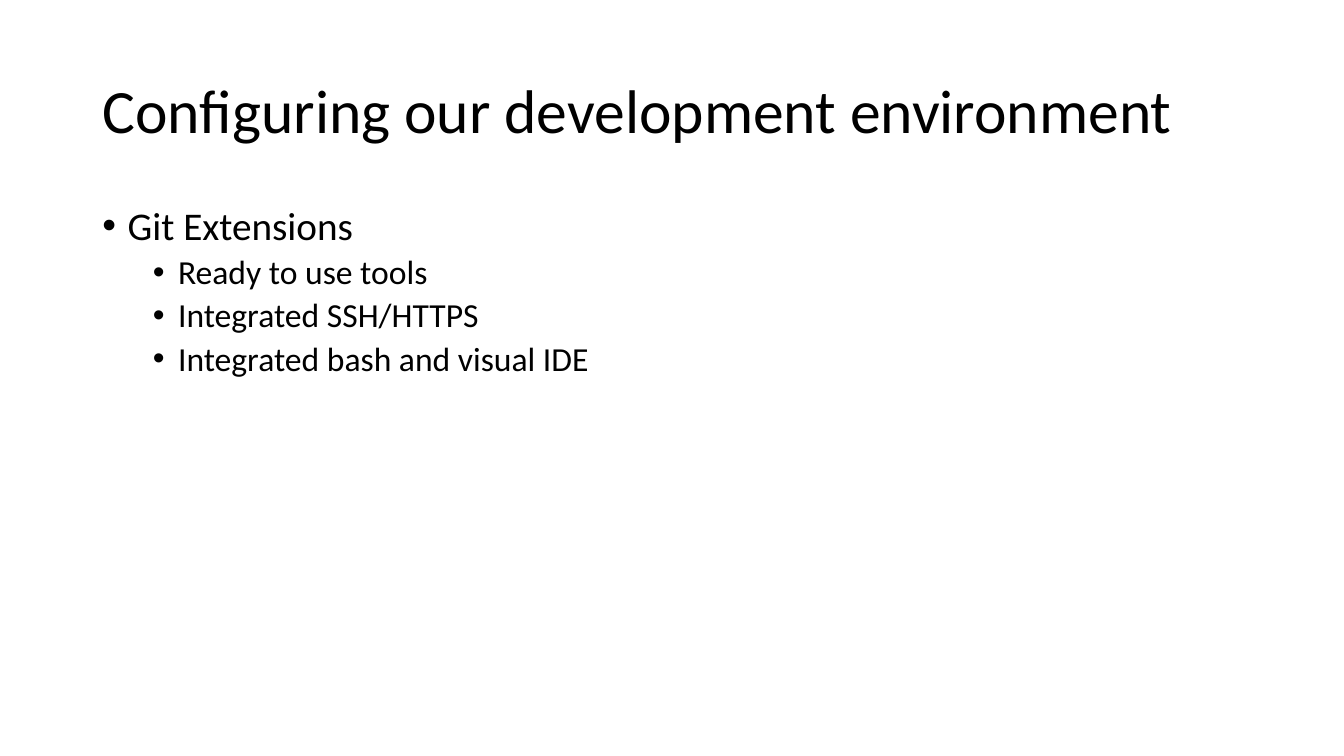
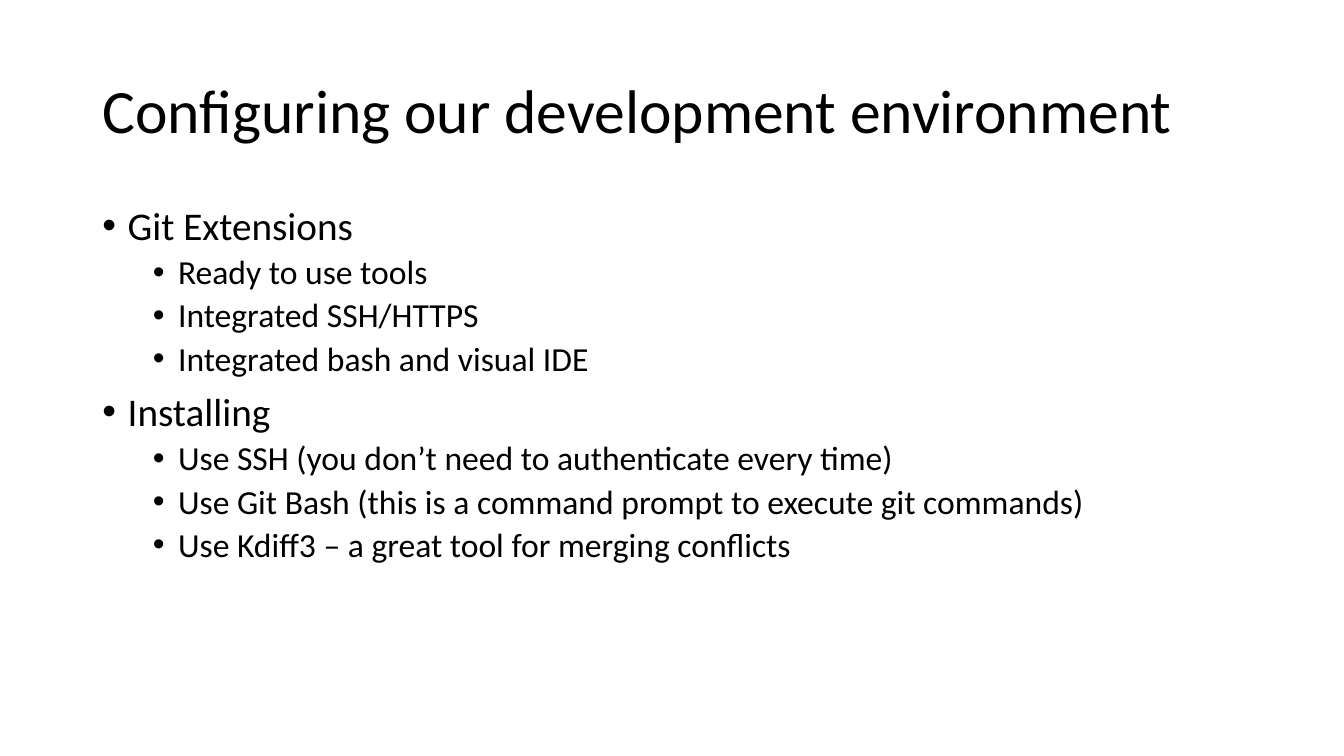
Before and after one commit to saorsa/php-course-excercises, a slide deck: slide 5 of Presentations/PHP Course.pptx. Drawn at 1344x756 pixels with LibreOffice and Linux fonts; fonts in the diff are those of the drawing. Boxes give left, top, right and bottom in pixels: in the first picture for what was removed or moved away, otherwise in the second. Text is boxed around its words. In the diff, an @@ line names an element or a change of style, - is before the commit and + after.

Commit message:
Added classes demos and text to the presentation.

```diff
--- a/Presentations/PHP Course.pptx
+++ b/Presentations/PHP Course.pptx
@@ text at [128, 398, 1083, 563]: paragraphs added @@
+• Installing
+  • Use SSH (you don’t need to authenticate every time)
+  • Use Git Bash (this is a command prompt to execute git commands)
+  • Use Kdiff3 – a great tool for merging conflicts
```
Also in this commit, not shown: 4 other slides changed, 29 slides added, 3 other files.
